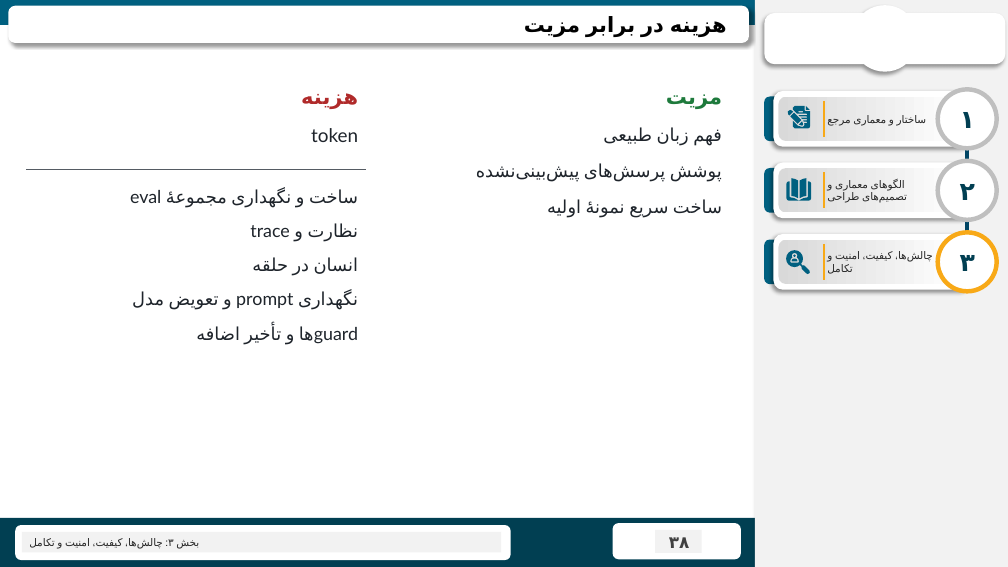
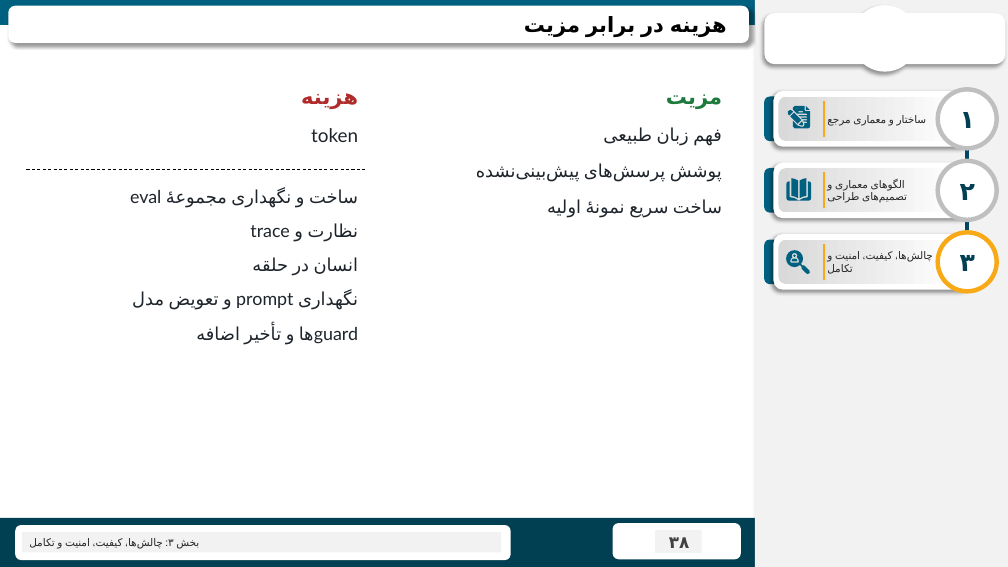
Before and after one commit to MatinGhanbari/ai-native-architecture, a slide deck: slide 11 of part-03/slides/part-03_v7.pptx. Drawn at 1008x567 pixels with LibreOffice and Linux fonts; fonts in the diff are those of the drawing; background and template pictures are left out. Boxes give left, top, right and bottom in pixels: in the first picture for what was removed or moved away, otherwise in the second. Text is boxed around its words. In the diff, an @@ line names an element or a change of style, - is before the commit and + after.

```diff
--- a/part-03/slides/part-03_v7.pptx
+++ b/part-03/slides/part-03_v7.pptx
@@ line (26, 169) - (366, 169): stroke #555B63 1.5 pt to #000000 0.75 pt dashed @@
```
Also in this commit, not shown: 8 other slides changed, 5 other files.
